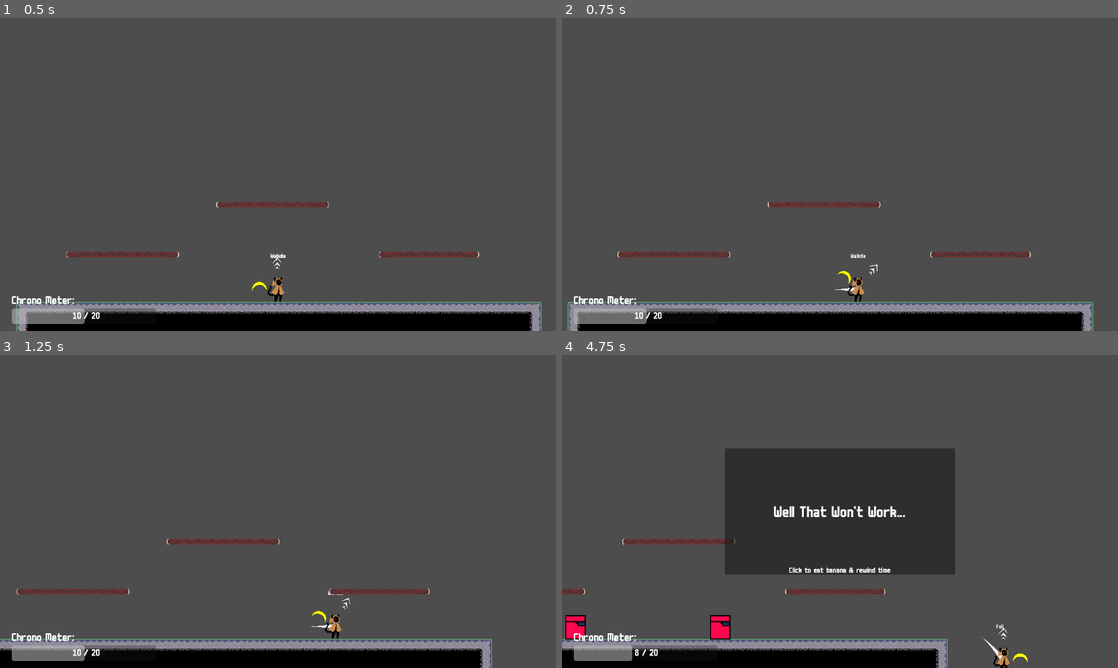
Above: before the commit, frames 1-4 (two rows, left to right).
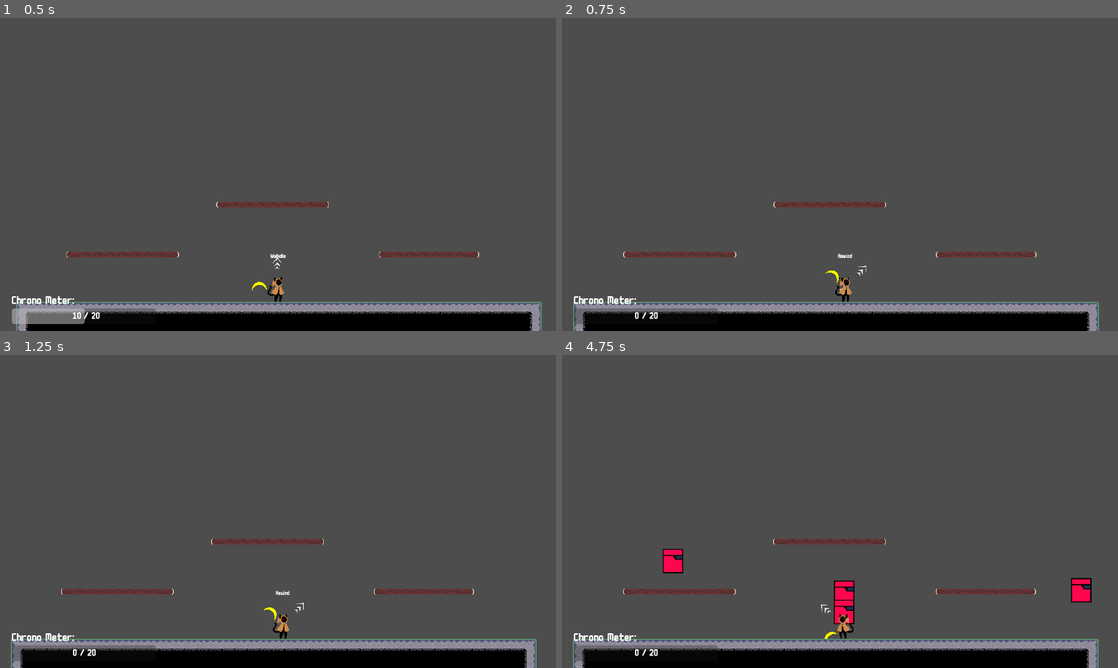
Above: after the commit, the same moments.

Repository: DinoStarBros/TimeTravelBananaJameGam
Game: Godot game, scene res://Screens/Arena/arena.tscn
Same seed, same stepped clock (60 frames per second), same inputs: the game is played once before the commit and once after it. The engine's default icon, where the game draws it, is replaced by a stand-in: a white triangle on a blue panel in a dark square.
Inputs (mouse positions are in pixels of both pictures, inside the frame that each line leads up to):
- Up to frame 1 (0.5 s): no input
- Up to frame 2 (0.75 s): tap Enter at 0.5 s; move the mouse to (962, 158) at 0.52 s; hold D (right) from 0.53 s (still down); tap R (r, bound only after the commit) at 0.6 s
- Up to frame 3 (1.25 s): keep holding D (right); tap Space (jump) at 0.77 s
- Up to frame 4 (4.75 s): move the mouse to (728, 527) at 1.27 s; tap Shift (dash) at 1.35 s; tap Space (jump) at 1.52, 3.02, 3.77, 4.52 s; tap R (r, bound only after the commit) at 1.55, 2.3, 3.05, 3.6, 4.35 s; move the mouse to (895, 442) at 2.02 s; release D (right) at 2.03 s; hold A (left) 2.03-2.78 s; click (895, 442) at 2.1 s; move the mouse to (812, 574) at 2.77 s; hold D (right) 2.78-4.28 s; right-click (812, 574) at 2.85 s; move the mouse to (1006, 558) at 3.52 s; tap Enter at 4.25 s; move the mouse to (673, 464) at 4.27 s; hold A (left) from 4.28 s (still down)

Frame 1 is identical in both runs. In frame 2, 2.4% of the frame differs, in the area x 1-97%, y 58-100%; in frame 3, 3.6%; in frame 4, 23%, in the area x 0-97%, y 30-100%.

Commit message:
starting to add rewind feature

Diff:
--- a/Entities/Player/PlayerStates/rewind.gd
+++ b/Entities/Player/PlayerStates/rewind.gd
@@ -1 +1,14 @@
 extends State
+
+func enter() -> void:
+	state_duration = p.rewind_duration
+	p.velocity = Vector2.ZERO
+	p.enable_gravity = false
+	p.hurtbox.disabled = true
+
+func physics_update(delta: float) -> void:
+	state_duration = max(state_duration - delta, 0)
+	if state_duration <= 0: pass
+
+func exit() -> void:
+	p.hurtbox.disabled = false
--- a/Entities/Player/player.gd
+++ b/Entities/Player/player.gd
@@ -8,6 +8,7 @@
 @export var boomerang_throw_recoil : float = 500
 @export var bananarang_speed : float = 1000
 @export var banana_throw_chrono_req : int = 1
+@export var rewind_ult_chrono_req : int = 10
 
 @onready var sprite: Sprite2D = %Mow
 @onready var state_machine: StateMachine = %StateMachine
@@ -47,6 +48,7 @@
 const slash_cooldown : float = 0.4
 const rang_charge_time_slow : float = 0.5
 const max_rang_charge : float = 0.3
+const rewind_duration : float = 1
 
 func _ready() -> void:
 	Global.player = self
@@ -148,7 +150,13 @@
 		sprite.flip_h = last_x_input == -1
 
 func rewind_ult_handling() -> void:
-	pass
+	if not (chronometer >= rewind_ult_chrono_req):
+		return
+
+	if Input.is_action_just_pressed("r"):
+		chronometer -= rewind_ult_chrono_req
+
+		state_machine.change_state("Rewind")
 
 func _banana_rot_handle(delta: float) -> void:
 	if Input.is_action_pressed("right_click"):
--- a/Entities/Player/player.tscn
+++ b/Entities/Player/player.tscn
@@ -348,7 +348,7 @@
 z_index = 10
 position = Vector2(0, 4.5)
 shape = SubResource("RectangleShape2D_og23y")
-debug_color = Color(0.99607843, 0, 0.1764706, 1)
+debug_color = Color(0.99607843, 0, 0.1764706, 0)
 
 [node name="HealthComponent" parent="." unique_id=1186497212 instance=ExtResource("24_dv6dp")]
 unique_name_in_owner = true
--- a/Juices/FlyingCorpse/flying_corpse.tscn
+++ b/Juices/FlyingCorpse/flying_corpse.tscn
@@ -8,6 +8,7 @@
 [ext_resource type="AudioStream" uid="uid://cw0s6bkxlwn2b" path="res://Audio/splashtownSFX/Jump.wav" id="5_vigy8"]
 
 [sub_resource type="ShaderMaterial" id="ShaderMaterial_o2fbd"]
+resource_local_to_scene = true
 shader = ExtResource("2_8afjc")
 shader_parameter/flash_color = Color(1, 1, 1, 1)
 shader_parameter/mix_value = 0.0
--- a/project.godot
+++ b/project.godot
@@ -95,6 +95,11 @@
 "events": [Object(InputEventKey,"resource_local_to_scene":false,"resource_name":"","device":-1,"window_id":0,"alt_press …(195 unchanged characters)…
 ]
 }
+r={
+"deadzone": 0.2,
+"events": [Object(InputEventKey,"resource_local_to_scene":false,"resource_name":"","device":-1,"window_id":0,"alt_pressed":false,"shift_pressed":false,"ctrl_pressed":false,"meta_pressed":false,"pressed":false,"keycode":0,"physical_keycode":82,"key_label":0,"unicode":114,"location":0,"echo":false,"script":null)
+]
+}
 
 [layer_names]
 
